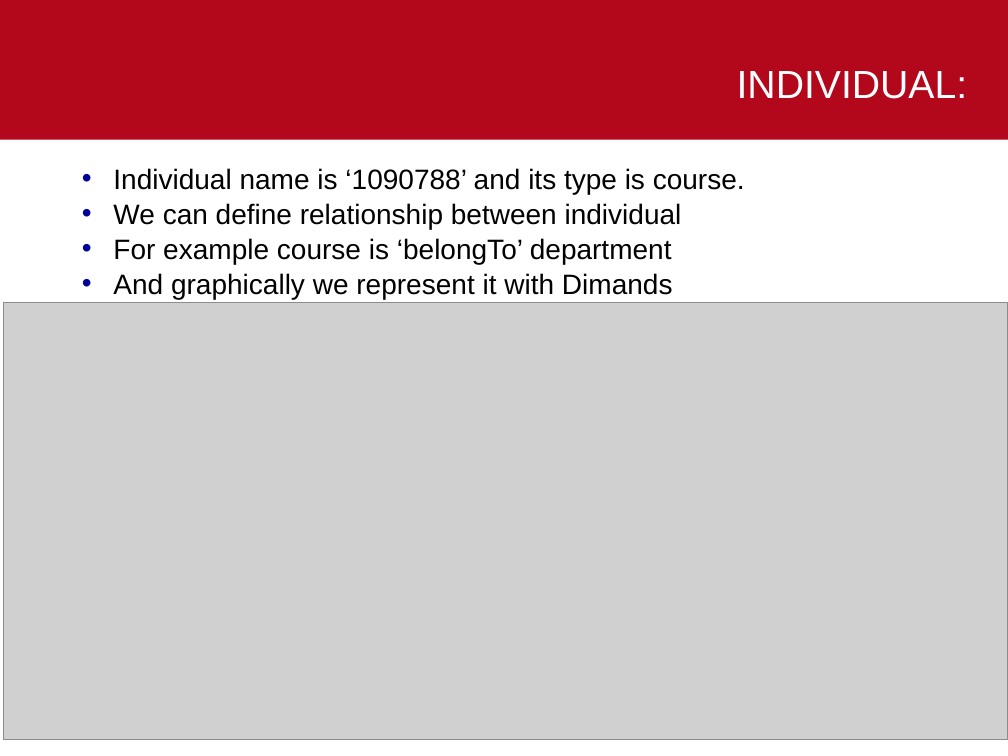
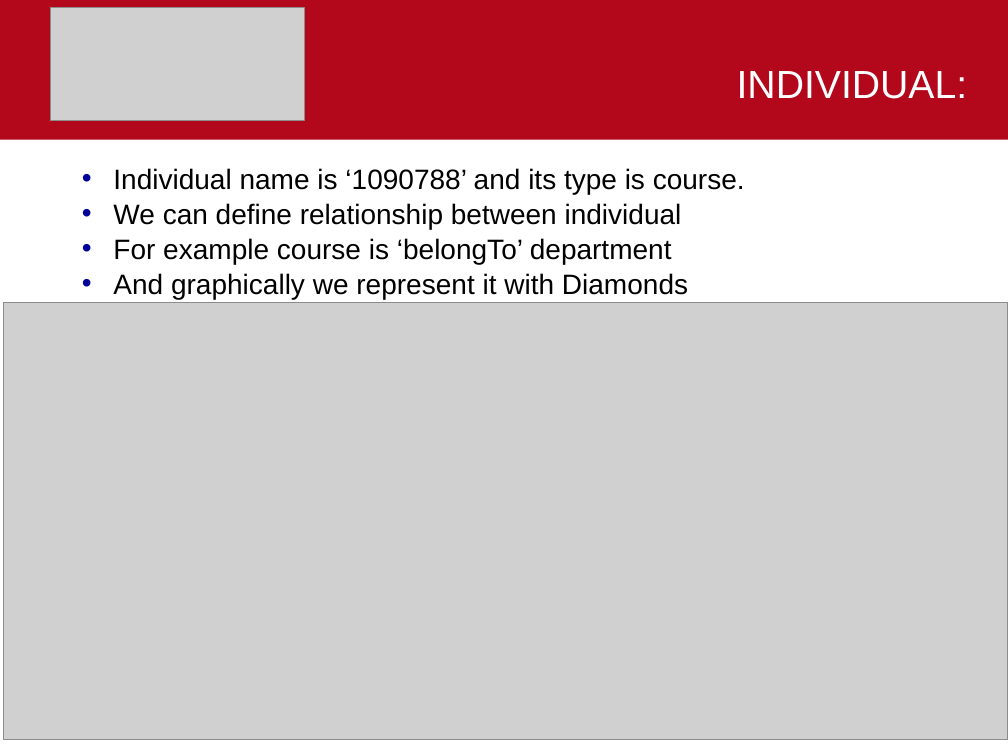
Before and after one commit to Irfankhnunipd/DB2-2022-2023, a slide deck: slide 7 of presentation.pptx. Drawn at 1008x756 pixels with LibreOffice and Linux fonts; fonts in the diff are those of the drawing; grey boxes stand for pictures; background and template pictures are left out. Boxes give left, top, right and bottom in pixels: in the first picture for what was removed or moved away, otherwise in the second. Text is boxed around its words. In the diff, an @@ line names an element or a change of style, - is before the commit and + after.

```diff
--- a/presentation.pptx
+++ b/presentation.pptx
@@ picture added at [50, 8, 304, 121] @@
@@ text at [113, 273, 688, 299]: text changed @@
-• And graphically we represent it with Dimands
+• And graphically we represent it with Diamonds
```
Also in this commit, not shown: 8 other slides changed.
